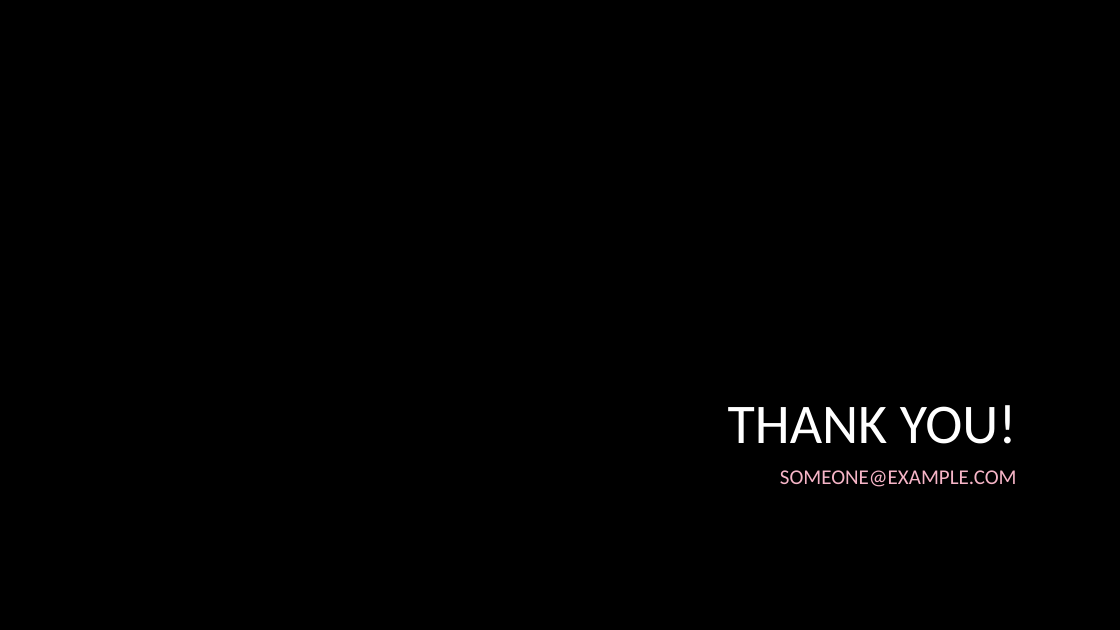
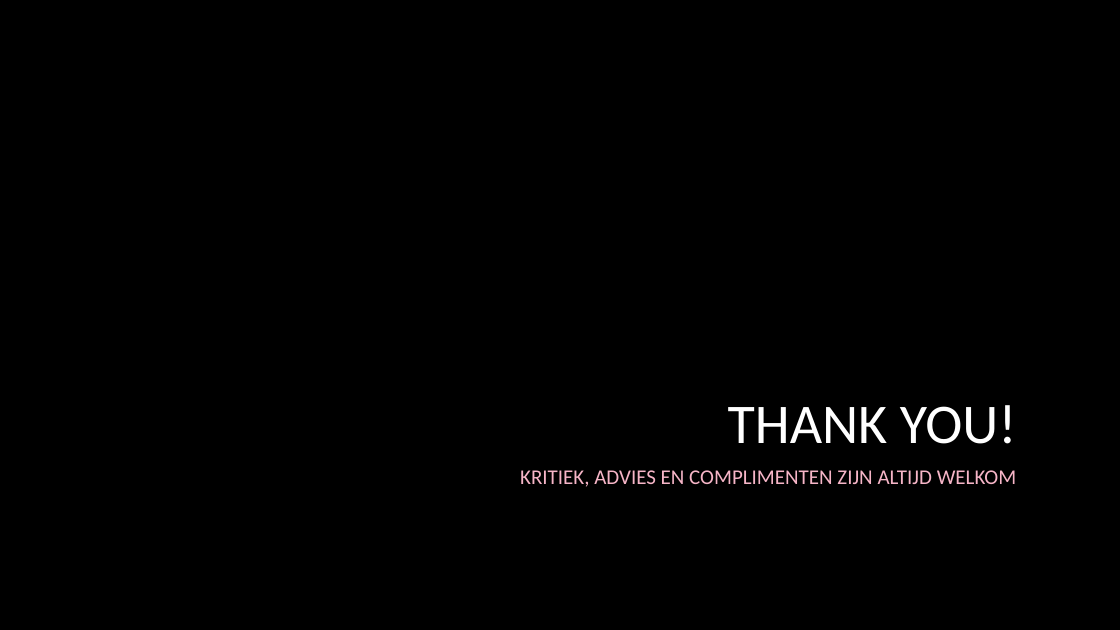
Before and after one commit to GameModes/Data-driven_business_group3, a slide deck: slide 8 of DDB-Groep3-Presentatie.pptx (slide 11 before the commit). Drawn at 1120x630 pixels with LibreOffice and Linux fonts; fonts in the diff are those of the drawing; background and template pictures are left out. Boxes give left, top, right and bottom in pixels: in the first picture for what was removed or moved away, otherwise in the second. Text is boxed around its words. In the diff, an @@ line names an element or a change of style, - is before the commit and + after.

Commit message:
5/11/2020 6:28pm

```diff
--- a/DDB-Groep3-Presentatie.pptx
+++ b/DDB-Groep3-Presentatie.pptx
@@ subtitle at [520, 470, 1016, 487]: text changed @@
-SOMEONE@EXAMPLE.COM
+KRITIEK, ADVIES EN COMPLIMENTEN ZIJN ALTIJD WELKOM
```
Also in this commit, not shown: 1 other slide changed, 1 slide added, 4 slides removed.
